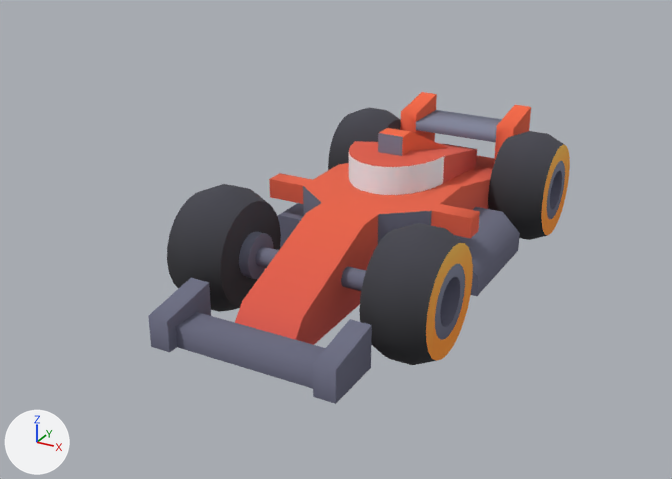
Before and after pictures for a commit that changed the glTF model public/assets/village/car-race.glb.
Before and after are seen from a 50 mm camera at (1.91, -3.94, 2.12) aimed at (-0.15, -0.19, 0.25). Lighting does not change. The marker at lower left points along +X, +Y and +Z. The first picture is the older version. Where no turn or scale is listed for an object, it has been applied to the vertices. Vertices at exactly the same position are counted once.

The first picture shows 'body', 'wheel-back-left', 'wheel-back-right', 'wheel-front-left', 'wheel-front-right'.
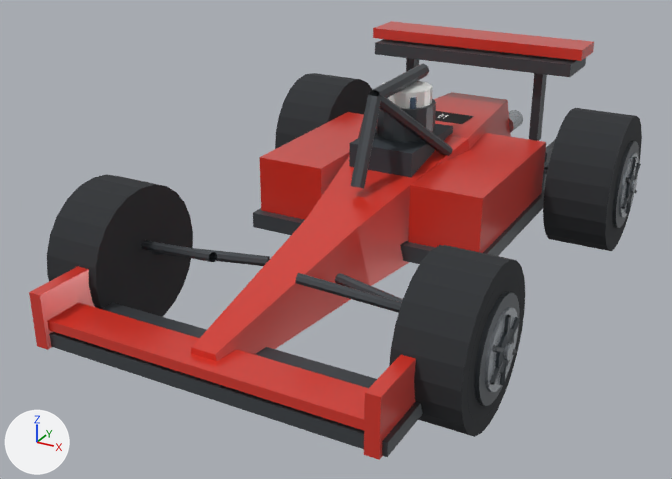
Boxes (x1, y1, x2, y2) around the edits, measured in the pictures (672 x 479 px):
'body-detail', added
    after: (29, 21, 594, 460)
    faces in mat_car_paint (red #dd3527): (29, 21, 594, 460)
    faces in mat_car_dark_metal (dark grey #4d5257): (49, 39, 586, 457)
    faces in mat_car_trim (dark grey #353c42): (349, 124, 453, 177)
    faces in mat_car_paint_white (white #f1f3f1): (383, 81, 433, 109)
    faces in mat_label_01 (picture img_image_0): (435, 111, 473, 124)
'body', no longer drawn
    before: (148, 92, 531, 404)
'wheel-front-right', reshaped, moved, rescaled (19% wider, 50% taller)
    before: (167, 184, 281, 312)
    after: (389, 245, 525, 437)
'wheel-front-left', reshaped, moved, rescaled
    before: (359, 223, 473, 365)
    after: (47, 175, 193, 317)
'wheel-back-right', reshaped, moved, rescaled
    before: (328, 107, 401, 170)
    after: (543, 108, 642, 251)
'wheel-back-left', reshaped, moved, rescaled
    before: (488, 131, 570, 240)
    after: (275, 73, 372, 149)
part 1 of me_wheel_front_left, built on
    before: (359, 131, 570, 365)
    after: (47, 175, 193, 317)
part 2 of me_wheel_front_right, built on
    before: (167, 107, 401, 312)
    after: (389, 245, 525, 437)

Patch to the scene script:
```diff
--- a/public/assets/village/car-race.glb.py
+++ b/public/assets/village/car-race.glb.py
@@ me_wheel_front_left @@
 # used by ob_wheel_front_left; location = (0.5, -0.64, 0.3); scale = (0.3, 0.3, 0.3)
-me_wheel_front_left.from_pydata(...)  # 168 vertices, 332 faces; spans x -0.5..0.5, y -1.0..1.0, z -1.0..1.0
-me_wheel_front_left.materials.append(mat_colormap)
+me_wheel_front_left.from_pydata(...)  # 454 vertices, 828 faces; spans x -0.5..0.5, y -1.0..1.0, z -1.0..1.0
+# me_wheel_front_left part 1: 168 vertices removed from x -0.5..0.5, y -1.0..1.0, z -1.0..1.0; 454 vertices added at x -0.5..0.5, y -1.0..1.0, z -1.0..1.0
+me_wheel_front_left.materials.append(mat_car_rubber)  # dark grey #2c2f32
+me_wheel_front_left.materials.append(mat_car_dark_metal)  # dark grey #4d5257
+me_wheel_front_left.materials.append(mat_car_metal)  # light grey #c4cad0
+me_wheel_front_left.materials.append(mat_car_trim)  # dark grey #353c42
@@ me_wheel_front_right @@
 # used by ob_wheel_front_right; location = (-0.5, -0.64, 0.3); scale = (0.3, 0.3, 0.3)
-me_wheel_front_right.from_pydata(...)  # 168 vertices, 332 faces; spans x -0.5..0.5, y -1.0..1.0, z -1.0..1.0
-me_wheel_front_right.materials.append(mat_colormap)
+me_wheel_front_right.from_pydata(...)  # 454 vertices, 828 faces; spans x -0.5..0.5, y -1.0..1.0, z -1.0..1.0
+# me_wheel_front_right part 2: 168 vertices removed from x -0.5..0.5, y -1.0..1.0, z -1.0..1.0; 454 vertices added at x -0.5..0.5, y -1.0..1.0, z -1.0..1.0
+me_wheel_front_right.materials.append(mat_car_rubber)  # dark grey #2c2f32
+me_wheel_front_right.materials.append(mat_car_dark_metal)  # dark grey #4d5257
+me_wheel_front_right.materials.append(mat_car_metal)  # light grey #c4cad0
+me_wheel_front_right.materials.append(mat_car_trim)  # dark grey #353c42
@@ me_wheel_back_right @@
+me_wheel_back_right.from_pydata(...)  # 454 vertices, 828 faces; spans x -0.53..0.53, y -1.0..1.0, z -1.0..1.0
+# faces by material slot: [480, 156, 128, 64]
+me_wheel_back_right.materials.append(mat_car_rubber)  # dark grey #2c2f32
+me_wheel_back_right.materials.append(mat_car_dark_metal)  # dark grey #4d5257
+me_wheel_back_right.materials.append(mat_car_metal)  # light grey #c4cad0
+me_wheel_back_right.materials.append(mat_car_trim)  # dark grey #353c42
@@ me_wheel_back_left @@
+me_wheel_back_left.from_pydata(...)  # 454 vertices, 828 faces; spans x -0.53..0.53, y -1.0..1.0, z -1.0..1.0
+# faces by material slot: [480, 156, 128, 64]
+me_wheel_back_left.materials.append(mat_car_rubber)  # dark grey #2c2f32
+me_wheel_back_left.materials.append(mat_car_dark_metal)  # dark grey #4d5257
+me_wheel_back_left.materials.append(mat_car_metal)  # light grey #c4cad0
+me_wheel_back_left.materials.append(mat_car_trim)  # dark grey #353c42
@@ ob_body @@
-ob_body = bpy.data.objects.new('body', me_body)
-ob_body.location = (0.0, 0.0, 0.416)
-ob_body.scale = (1.28, 1.28, 1.28)
+ob_body = bpy.data.objects.new('body', None)
+ob_body.location = (0.0, 0.0, 0.0)
@@ ob_wheel_front_left @@
 ob_wheel_front_left = bpy.data.objects.new('wheel-front-left', me_wheel_front_left)
-ob_wheel_front_left.location = (0.5, -0.64, 0.3)
-ob_wheel_front_left.scale = (0.3, 0.3, 0.3)
+ob_wheel_front_left.parent = ob_body
+ob_wheel_front_left.location = (-0.859, -0.98, 0.34)
+ob_wheel_front_left.scale = (0.34, 0.34, 0.34)
@@ ob_wheel_front_right @@
 ob_wheel_front_right = bpy.data.objects.new('wheel-front-right', me_wheel_front_right)
-ob_wheel_front_right.location = (-0.5, -0.64, 0.3)
-ob_wheel_front_right.scale = (0.3, 0.3, 0.3)
+ob_wheel_front_right.parent = ob_body
+ob_wheel_front_right.location = (0.859, -0.98, 0.34)
+ob_wheel_front_right.scale = (0.34, 0.34, 0.34)
@@ ob_wheel_back_left @@
-ob_wheel_back_left = bpy.data.objects.new('wheel-back-left', me_wheel_front_left)
-ob_wheel_back_left.location = (0.5, 0.88, 0.3)
-ob_wheel_back_left.scale = (0.3, 0.3, 0.3)
+ob_wheel_back_left = bpy.data.objects.new('wheel-back-left', me_wheel_back_left)
+ob_wheel_back_left.parent = ob_body
+ob_wheel_back_left.location = (-0.859, 0.96, 0.37)
+ob_wheel_back_left.scale = (0.37, 0.37, 0.37)
@@ ob_wheel_back_right @@
-ob_wheel_back_right = bpy.data.objects.new('wheel-back-right', me_wheel_front_right)
-ob_wheel_back_right.location = (-0.5, 0.88, 0.3)
-ob_wheel_back_right.scale = (0.3, 0.3, 0.3)
+ob_wheel_back_right = bpy.data.objects.new('wheel-back-right', me_wheel_back_right)
+ob_wheel_back_right.parent = ob_body
+ob_wheel_back_right.location = (0.859, 0.96, 0.37)
+ob_wheel_back_right.scale = (0.37, 0.37, 0.37)
@@ ob_body_detail @@
+ob_body_detail = bpy.data.objects.new('body-detail', me_body_detail)  # 440 vertices, 602 faces; spans x -0.81..0.81, y -1.61..1.61, z -0.48..0.48; in mat_car_paint (red #dd3527), mat_car_dark_metal (dark grey #4d5257), mat_car_trim (dark grey #353c42), mat_car_paint_white (white #f1f3f1), mat_car_glass (dark blue #4d6176), mat_car_metal (light grey #c4cad0), mat_label_01 (picture img_image_0)
+ob_body_detail.location = (0.0, 0.022, 0.537)
```
